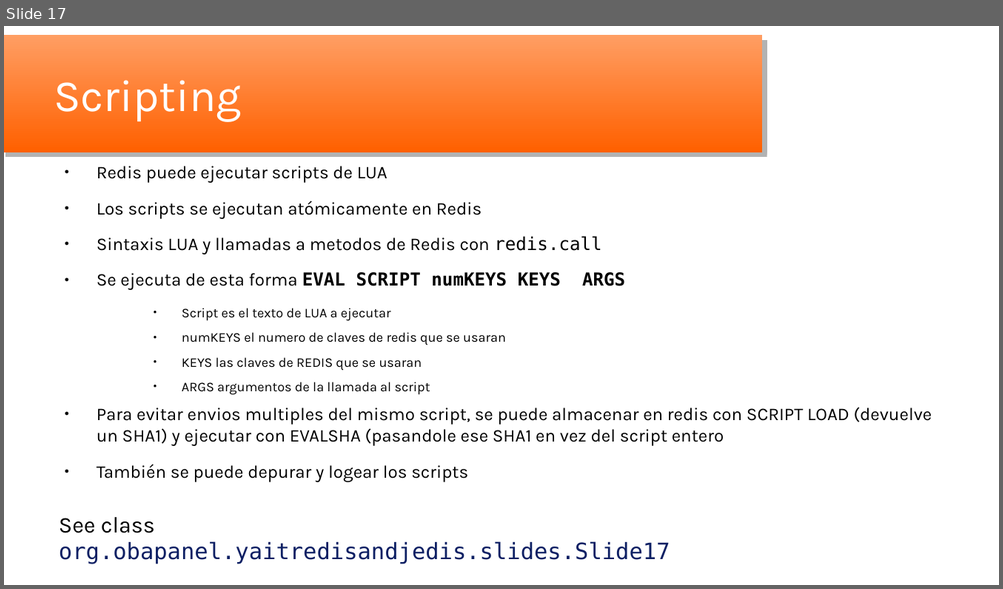
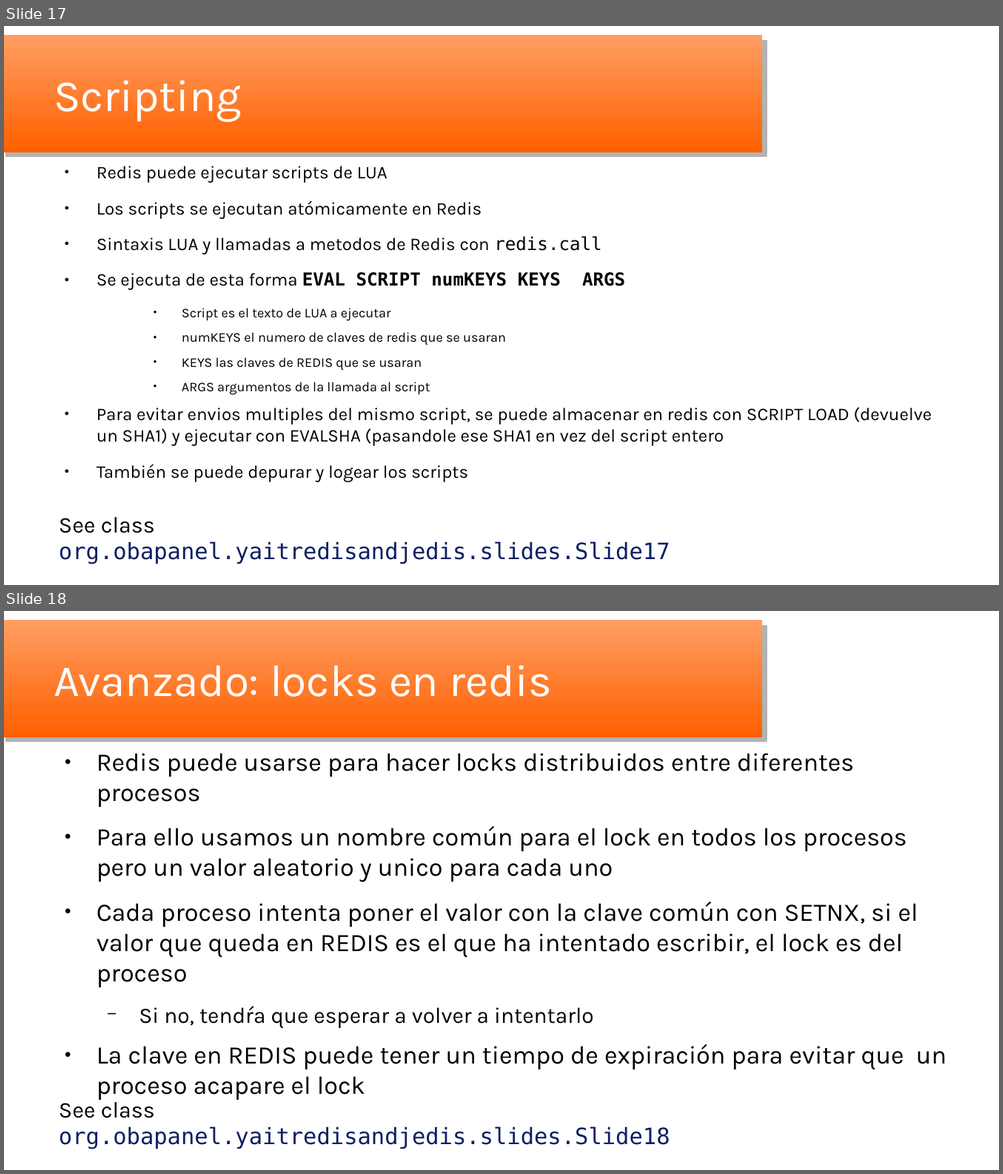
Before and after one commit to oscar-besga-panel/YaitRedisAndJedis, a slide deck: YaitRedisJedis_es.odp. Shown one above the other, each under a label of ours: slide 17 before the commit, slides 17 and 18 after it. The pictures are 1003x589 and 1003x1174 pixels, drawn with LibreOffice and Linux fonts; fonts in the diff are those of the drawing; background and template pictures are left out. Boxes give left, top, right and bottom in pixels: in the first picture for what was removed or moved away, otherwise in the second. Text is boxed around its words. In the diff, an @@ line names an element or a change of style, - is before the commit and + after.

```diff
--- a/YaitRedisJedis_es.odp
+++ b/YaitRedisJedis_es.odp
@@ slide 18 added at box(4, 611, 999, 1170), background #FFFFFF; not listed: 1 template element that a slide beside it also shows @@
@@ title added at box(54, 665, 552, 697), 35.7 pt, text #FFFFFF @@
+Avanzado: locks en redis
@@ text added at box(96, 753, 946, 1071), 20.1 pt, text #000000 @@
+● Redis puede usarse para hacer locks distribuidos entre diferentes procesos
+● Para ello usamos un nombre común para el lock en todos los procesos pero un valor aleatorio y unico para cada uno
+● Cada proceso intenta poner el valor con la clave común con SETNX, si el valor que queda en REDIS es el que ha intentado escribir, el lock es del proceso
+  − Si no, tendŕa que esperar a volver a intentarlo
+● La clave en REDIS puede tener un tiempo de expiración para evitar que un proceso acapare el lock
@@ text added at box(59, 1102, 670, 1150), 18 pt, text #0D1F63 @@
+See class org.obapanel.yaitredisandjedis.slides.Slide18
```
Also in this commit, not shown: 1 slide changed, 2 other slides added, 5 other files.
